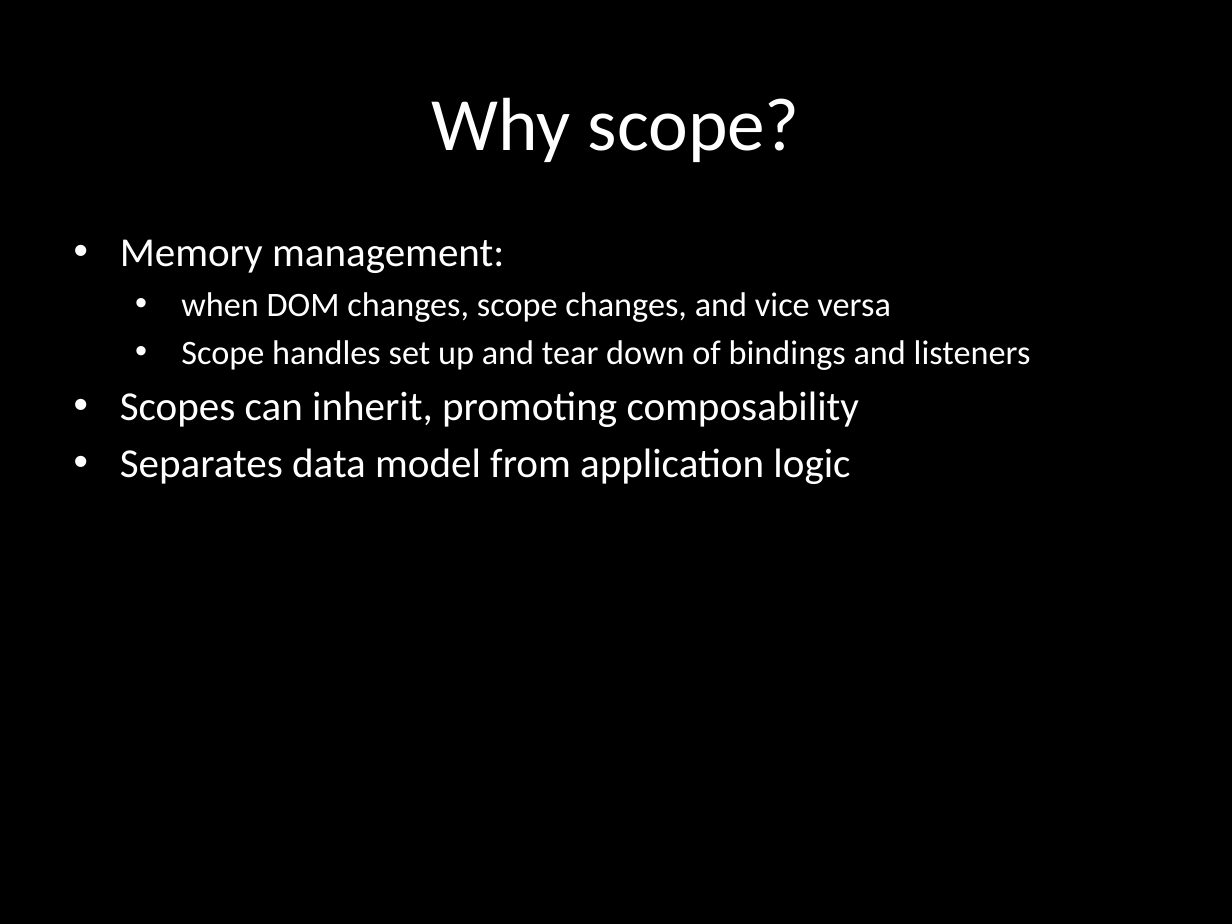
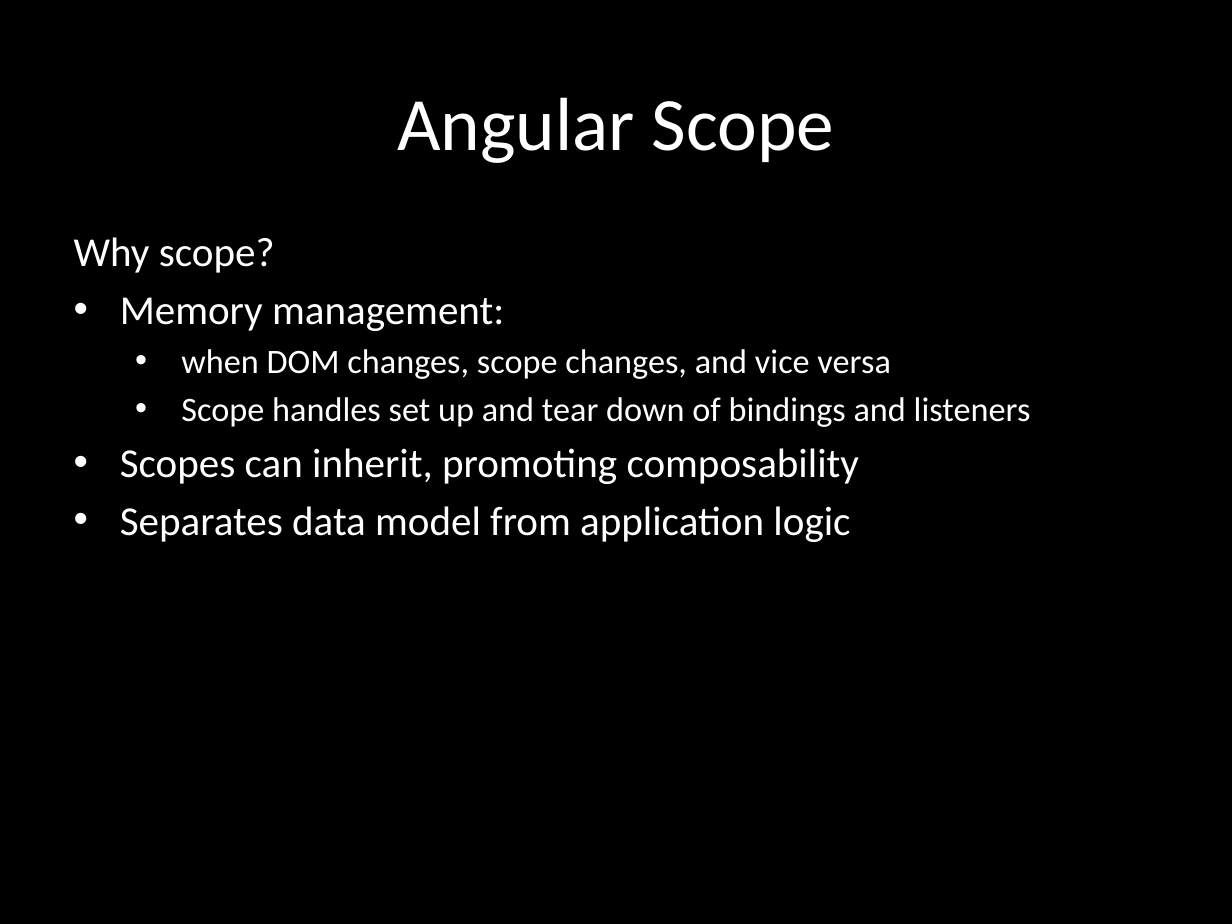
Before and after one commit to eliasjames/training-angular, a slide deck: slide 8 of slides/Angular Slides Day 2.pptx (slide 9 before the commit). Drawn at 1232x924 pixels with LibreOffice and Linux fonts; fonts in the diff are those of the drawing. Boxes give left, top, right and bottom in pixels: in the first picture for what was removed or moved away, otherwise in the second. Text is boxed around its words. In the diff, an @@ line names an element or a change of style, - is before the commit and + after.

```diff
--- a/slides/Angular Slides Day 2.pptx
+++ b/slides/Angular Slides Day 2.pptx
@@ title at <box>397,97,834,163</box>: text changed @@
-Why scope?
+Angular Scope
@@ subtitle at <box>74,237,275,273</box>: paragraph added @@
+Why scope?
```
Also in this commit, not shown: 12 other slides changed, 1 slide removed.
